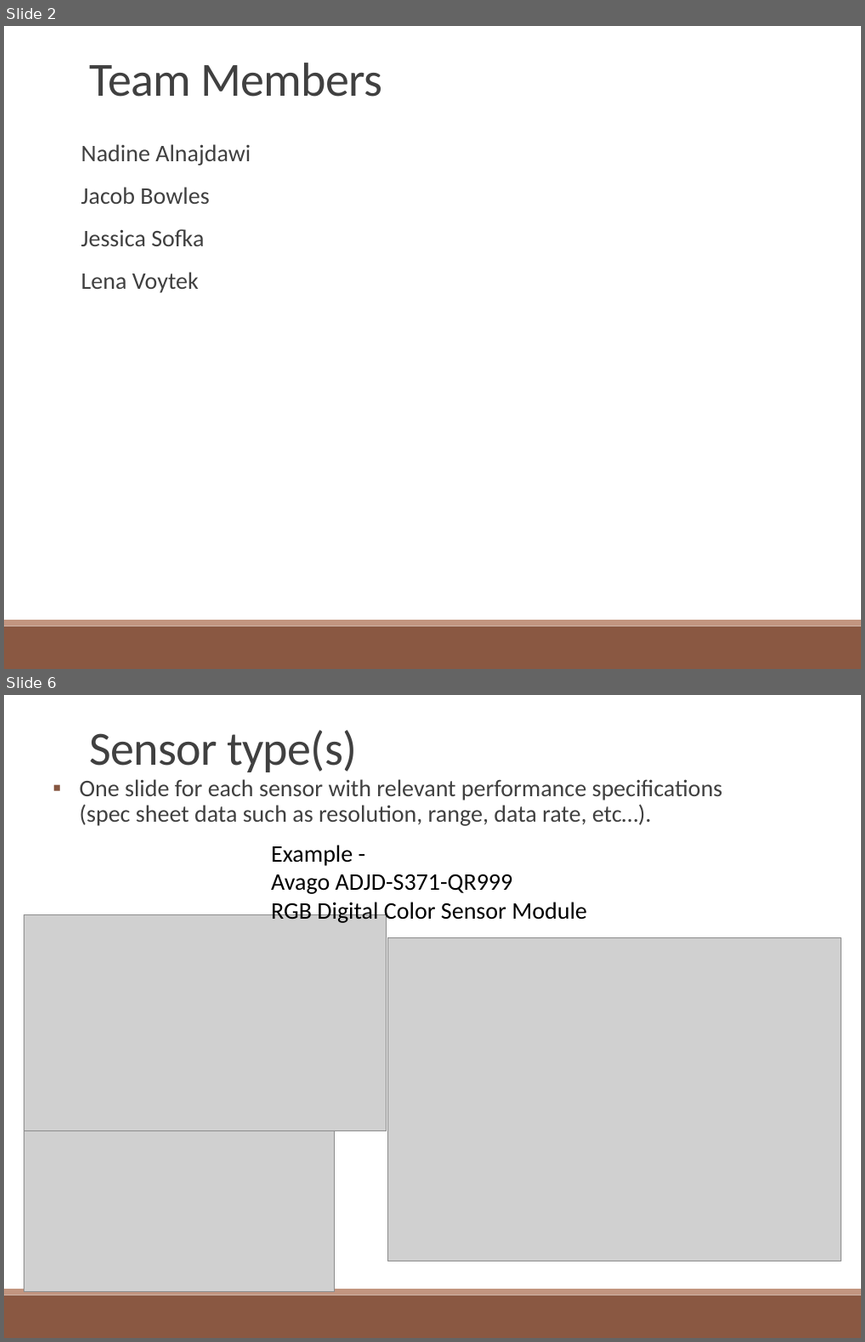
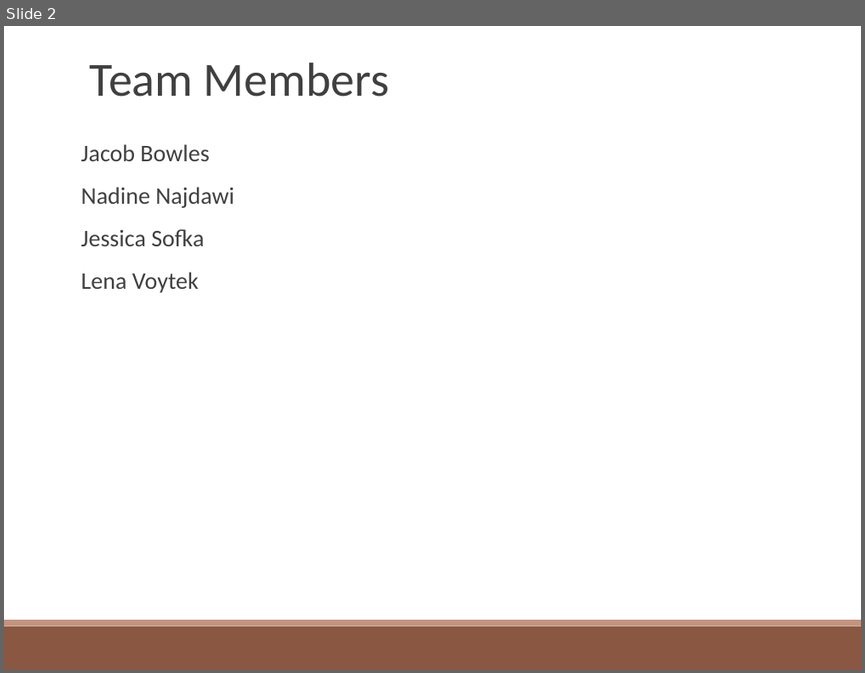
Before and after one commit to lvoytek/VoiceModulator, a slide deck: Proposal/FinalProposal.pptx. Shown one above the other, each under a label of ours: slides 2 and 6 before the commit, slide 2 after it; the slides between them are not shown. The pictures are 865x1342 and 865x673 pixels, drawn with LibreOffice and Linux fonts; fonts in the diff are those of the drawing; grey boxes stand for pictures. Boxes give left, top, right and bottom in pixels: in the first picture for what was removed or moved away, otherwise in the second. Text is boxed around its words. In the diff, an @@ line names an element or a change of style, - is before the commit and + after.

```diff
--- a/Proposal/FinalProposal.pptx
+++ b/Proposal/FinalProposal.pptx
@@ slide 6 removed at (4, 695, 861, 1338), background #FFFFFF; not listed: 2 template elements that a slide beside it also shows @@
@@ text removed at (90, 730, 357, 772) @@
-Sensor type(s)
@@ text removed at (80, 779, 723, 826) @@
-▪ One slide for each sensor with relevant performance specifications (spec sheet data such as resolution, range, data rate, etc…).
@@ text removed at (271, 845, 587, 925) @@
-Example -
-Avago ADJD-S371-QR999
-RGB Digital Color Sensor Module
@@ picture removed at (24, 914, 386, 1130) @@
@@ picture removed at (388, 937, 840, 1260) @@
@@ picture removed at (24, 1120, 335, 1292) @@
@@ slide 2 changed as well @@
@@ text "Team Members" at (90, 63, 389, 97): letter spacing -0.5 to 0 pt @@
@@ text at (81, 144, 250, 165): paragraph removed @@
-Nadine Alnajdawi
@@ text at (81, 144, 209, 293): less space between paragraphs @@
@@ text at (81, 187, 234, 208): paragraph added @@
+Nadine Najdawi
```
Also in this commit, not shown: 2 other slides changed, 8 slides added, 3 other slides removed.
